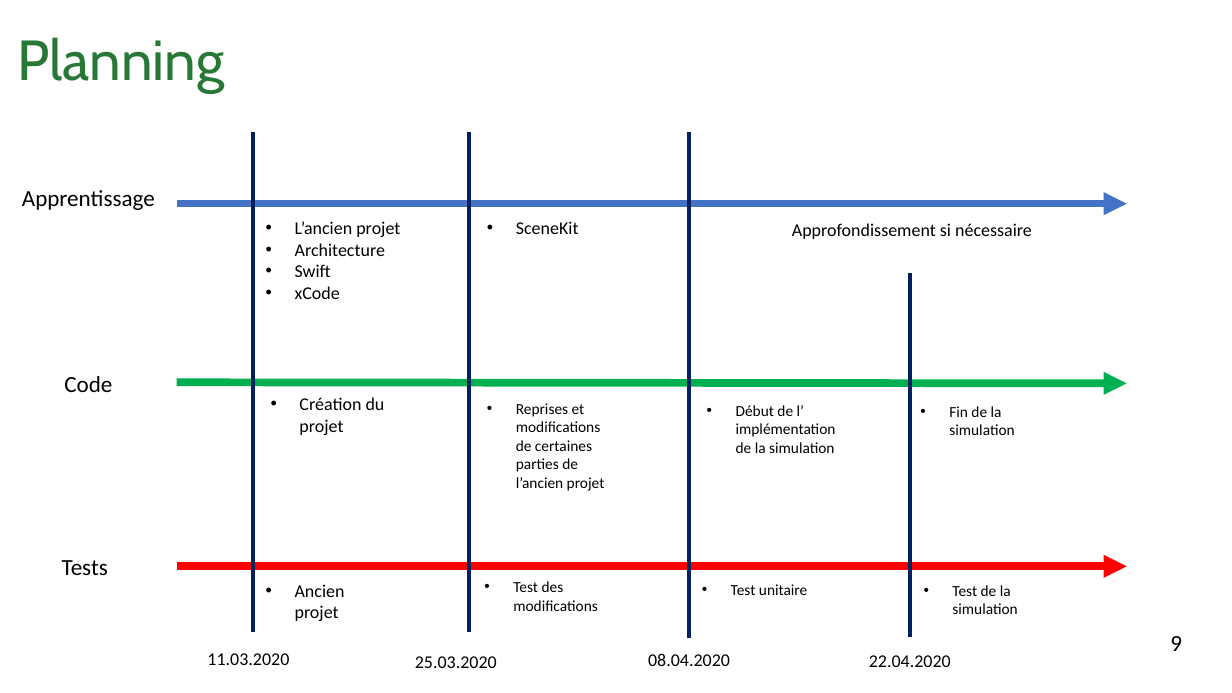
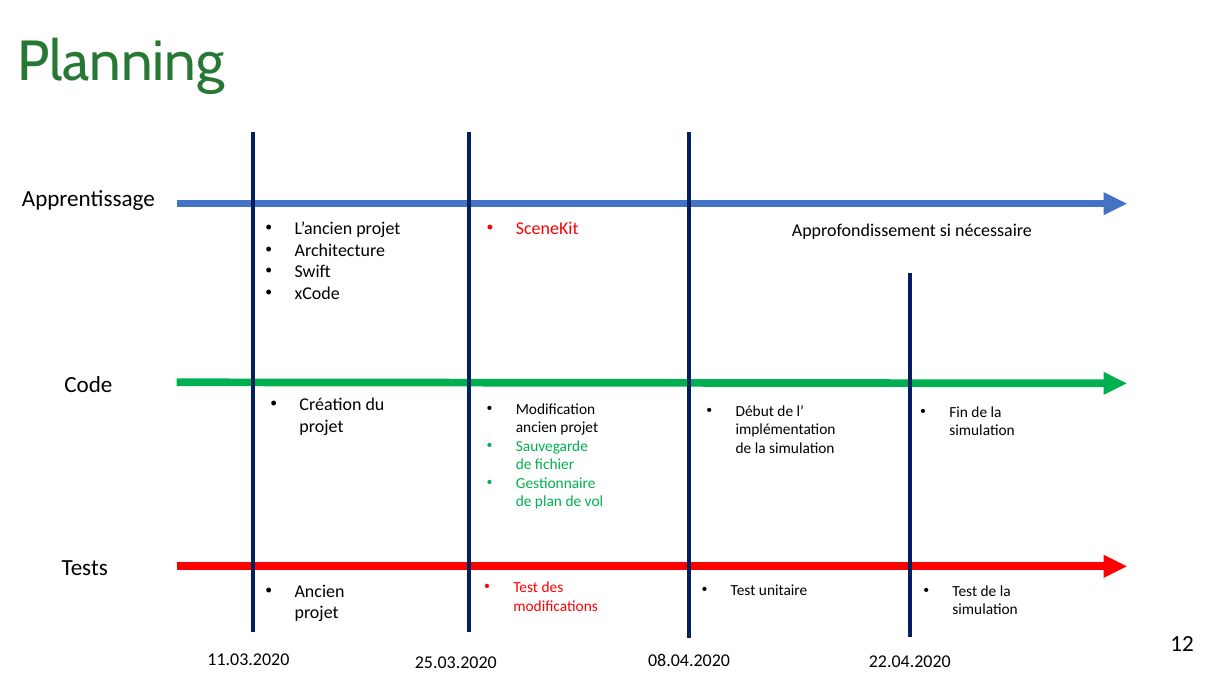
Before and after one commit to DenizSungurtekin/droneProgrammer, a slide deck: slide 12 of Documentation/presentation_3/presentation_3.pptx (slide 10 before the commit). Drawn at 1232x693 pixels with LibreOffice and Linux fonts; fonts in the diff are those of the drawing. Boxes give left, top, right and bottom in pixels: in the first picture for what was removed or moved away, otherwise in the second. Text is boxed around its words. In the diff, an @@ line names an element or a change of style, - is before the commit and + after.

Commit message:
add presentation 3

```diff
--- a/Documentation/presentation_3/presentation_3.pptx
+++ b/Documentation/presentation_3/presentation_3.pptx
@@ text "SceneKit" at (516, 221, 579, 234): text colour #000000 to #FF0000 @@
@@ text at (516, 403, 603, 509): text changed; text colour #000000 to #00B050 @@
-• Reprises et modifications de certaines parties de l’ancien projet
+• Modification ancien projet
+• Sauvegarde de fichier
+• Gestionnaire de plan de vol
@@ text "Test des modifications" at (513, 581, 597, 611): text colour #000000 to #FF0000 @@
@@ text at (1170, 636, 1193, 651): text changed @@
-9
+12
```
Also in this commit, not shown: 6 other slides changed, 2 slides added.
